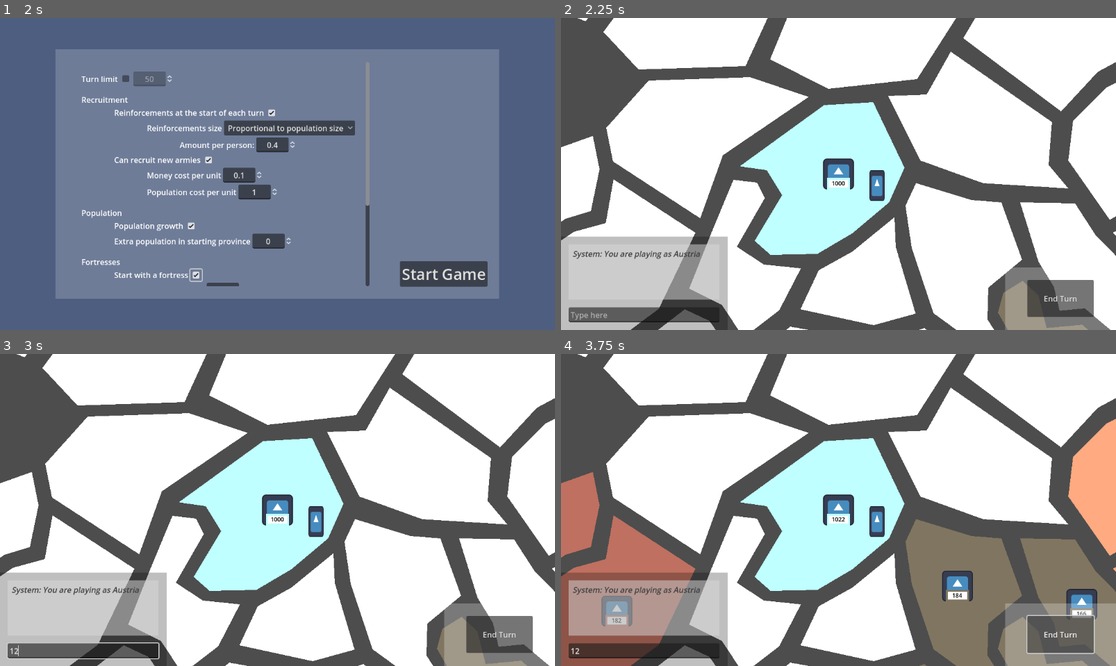
Above: before the commit, frames 1-4 (two rows, left to right).
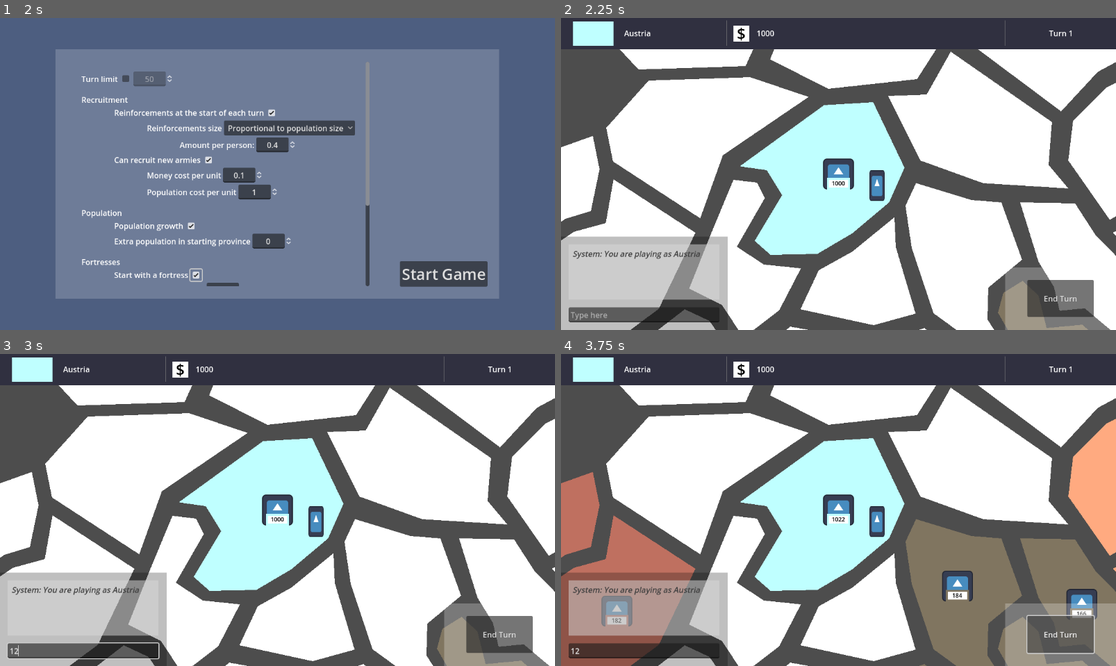
Above: after the commit, the same moments.

Repository: SamTheBlow/grand-strategy-game
Game: Godot game, scene res://scenes/main.tscn
Same seed, same stepped clock (60 frames per second), same inputs: the game is played once before the commit and once after it. The engine's default icon, where the game draws it, is replaced by a stand-in: a white triangle on a blue panel in a dark square.
Inputs (mouse positions are in pixels of both pictures, inside the frame that each line leads up to):
- Up to frame 1 (2 s): click (194, 273) at 0.5 s; click (194, 273) at 1.25 s
- Up to frame 2 (2.25 s): click "Start Game" at 2 s
- Up to frame 3 (3 s): click (83, 650) at 2.77 s; type "12" at 2.85 s
- Up to frame 4 (3.75 s): click "End Turn" at 3.5 s

Frame 1 is identical in both runs. In frame 2, 9.9% of the frame differs, in the area x 0-100%, y 0-11%; in frame 3, 9.9%; in frame 4, 9.9%.

Commit message:
Added top bar UI

Diff:
--- a/GrandStrategyGame/scenes/game.tscn
+++ b/GrandStrategyGame/scenes/game.tscn
@@ -12,14 +12,17 @@
 [ext_resource type="Script" path="res://scripts/ui/game_over_popup.gd" id="5_s4mjp"]
 [ext_resource type="PackedScene" uid="uid://dpgoa2yg5bjcp" path="res://scenes/world_2d.tscn" id="6_5jo7e"]
 [ext_resource type="Script" path="res://scripts/ui/drag_source.gd" id="6_pwyey"]
-
-[node name="Game" type="Node"]
+[ext_resource type="Script" path="res://scripts/ui/color_rect_aspect_ratio.gd" id="10_2dak6"]
+[ext_resource type="Script" path="res://scripts/ui/top_bar.gd" id="10_87bnf"]
+
+[node name="Game" type="Node" node_paths=PackedStringArray("top_bar")]
 script = ExtResource("1_yoos1")
 army_scene = ExtResource("2_14kbw")
 fortress_scene = ExtResource("3_u3whv")
 province_scene = ExtResource("4_52jos")
 troop_ui_scene = ExtResource("2_dx3sp")
 world_2d_scene = ExtResource("6_5jo7e")
+top_bar = NodePath("UILayer/GameUI/TopBar")
 
 [node name="WorldLayer" type="CanvasLayer" parent="."]
 follow_viewport_enabled = true
@@ -45,6 +48,207 @@
 grow_horizontal = 2
 grow_vertical = 2
 mouse_filter = 2
+
+[node name="TopBar" type="Control" parent="UILayer/GameUI" node_paths=PackedStringArray("country_color_rect", "country_name_label", "country_money_label", "game_turn_label")]
+layout_mode = 1
+anchor_right = 1.0
+anchor_bottom = 0.1
+grow_horizontal = 2
+grow_vertical = 2
+script = ExtResource("10_87bnf")
+country_color_rect = NodePath("HBoxContainer/YourCountry/MarginContainer/HBoxContainer/CountryColor/ColorRect")
+country_name_label = NodePath("HBoxContainer/YourCountry/MarginContainer/HBoxContainer/CountryName/Label")
+country_money_label = NodePath("HBoxContainer/Money/HBoxContainer/Text")
+game_turn_label = NodePath("HBoxContainer/GameTurn/Label")
+
+[node name="BackgroundColor" type="ColorRect" parent="UILayer/GameUI/TopBar"]
+layout_mode = 1
+anchors_preset = 15
+anchor_right = 1.0
+anchor_bottom = 1.0
+grow_horizontal = 2
+grow_vertical = 2
+color = Color(0.188235, 0.188235, 0.25098, 1)
+
+[node name="HBoxContainer" type="HBoxContainer" parent="UILayer/GameUI/TopBar"]
+layout_mode = 1
+anchors_preset = 15
+anchor_right = 1.0
+anchor_bottom = 1.0
+grow_horizontal = 2
+grow_vertical = 2
+
+[node name="YourCountry" type="Control" parent="UILayer/GameUI/TopBar/HBoxContainer"]
+layout_mode = 2
+size_flags_horizontal = 3
+size_flags_stretch_ratio = 0.3
+
+[node name="MarginContainer" type="MarginContainer" parent="UILayer/GameUI/TopBar/HBoxContainer/YourCountry"]
+layout_mode = 1
+anchors_preset = -1
+anchor_left = 0.075
+anchor_top = 0.075
+anchor_right = 0.925
+anchor_bottom = 0.925
+grow_horizontal = 2
+grow_vertical = 2
+
+[node name="HBoxContainer" type="HBoxContainer" parent="UILayer/GameUI/TopBar/HBoxContainer/YourCountry/MarginContainer"]
+layout_mode = 2
+
+[node name="CountryColor" type="Control" parent="UILayer/GameUI/TopBar/HBoxContainer/YourCountry/MarginContainer/HBoxContainer"]
+layout_mode = 2
+size_flags_horizontal = 3
+size_flags_stretch_ratio = 0.3
+
+[node name="ColorRect" type="ColorRect" parent="UILayer/GameUI/TopBar/HBoxContainer/YourCountry/MarginContainer/HBoxContainer/CountryColor"]
+layout_mode = 1
+anchors_preset = -1
+anchor_top = 0.0314592
+anchor_right = 1.0
+anchor_bottom = 0.968541
+grow_horizontal = 2
+grow_vertical = 2
+script = ExtResource("10_2dak6")
+aspect_ratio = 1.66
+
+[node name="Spacing" type="Control" parent="UILayer/GameUI/TopBar/HBoxContainer/YourCountry/MarginContainer/HBoxContainer"]
+layout_mode = 2
+size_flags_horizontal = 3
+size_flags_stretch_ratio = 0.05
+
+[node name="CountryName" type="Control" parent="UILayer/GameUI/TopBar/HBoxContainer/YourCountry/MarginContainer/HBoxContainer"]
+layout_mode = 2
+size_flags_horizontal = 3
+size_flags_stretch_ratio = 0.65
+
+[node name="Label" type="Label" parent="UILayer/GameUI/TopBar/HBoxContainer/YourCountry/MarginContainer/HBoxContainer/CountryName"]
+layout_mode = 1
+anchors_preset = 15
+anchor_right = 1.0
+anchor_bottom = 1.0
+grow_horizontal = 2
+grow_vertical = 2
+text = "One two three four five six seven eight nine ten eleven twelve thirteen fourteen fifteen sixteen seventeen eighteen nineteen twenty"
+vertical_alignment = 1
+clip_text = true
+
+[node name="Separator" type="Control" parent="UILayer/GameUI/TopBar/HBoxContainer"]
+layout_mode = 2
+
+[node name="VSeparator" type="VSeparator" parent="UILayer/GameUI/TopBar/HBoxContainer/Separator"]
+layout_mode = 1
+anchors_preset = -1
+anchor_top = 0.1
+anchor_right = 1.0
+anchor_bottom = 0.9
+grow_horizontal = 2
+grow_vertical = 2
+
+[node name="Money" type="Control" parent="UILayer/GameUI/TopBar/HBoxContainer"]
+layout_mode = 2
+size_flags_horizontal = 3
+size_flags_stretch_ratio = 0.2
+
+[node name="HBoxContainer" type="HBoxContainer" parent="UILayer/GameUI/TopBar/HBoxContainer/Money"]
+layout_mode = 1
+anchors_preset = 15
+anchor_right = 1.0
+anchor_bottom = 1.0
+grow_horizontal = 2
+grow_vertical = 2
+
+[node name="Icon" type="Control" parent="UILayer/GameUI/TopBar/HBoxContainer/Money/HBoxContainer"]
+layout_mode = 2
+size_flags_horizontal = 3
+size_flags_stretch_ratio = 0.25
+
+[node name="MarginContainer" type="MarginContainer" parent="UILayer/GameUI/TopBar/HBoxContainer/Money/HBoxContainer/Icon"]
+layout_mode = 1
+anchors_preset = -1
+anchor_left = 0.2
+anchor_top = 0.2
+anchor_right = 0.8
+anchor_bottom = 0.8
+grow_horizontal = 2
+grow_vertical = 2
+
+[node name="Control" type="Control" parent="UILayer/GameUI/TopBar/HBoxContainer/Money/HBoxContainer/Icon/MarginContainer"]
+layout_mode = 2
+
+[node name="ColorRect" type="ColorRect" parent="UILayer/GameUI/TopBar/HBoxContainer/Money/HBoxContainer/Icon/MarginContainer/Control"]
+layout_mode = 1
+anchors_preset = -1
+anchor_top = 0.0657895
+anchor_right = 1.0
+anchor_bottom = 0.934211
+script = ExtResource("10_2dak6")
+
+[node name="Label" type="Label" parent="UILayer/GameUI/TopBar/HBoxContainer/Money/HBoxContainer/Icon/MarginContainer/Control"]
+layout_mode = 1
+anchors_preset = 15
+anchor_right = 1.0
+anchor_bottom = 1.0
+grow_horizontal = 2
+grow_vertical = 2
+theme_override_colors/font_color = Color(0, 0, 0, 1)
+theme_override_font_sizes/font_size = 32
+text = "$"
+horizontal_alignment = 1
+vertical_alignment = 1
+
+[node name="Text" type="Label" parent="UILayer/GameUI/TopBar/HBoxContainer/Money/HBoxContainer"]
+layout_mode = 2
+size_flags_horizontal = 3
+size_flags_stretch_ratio = 0.75
+text = "69420"
+vertical_alignment = 1
+
+[node name="Separator2" type="Control" parent="UILayer/GameUI/TopBar/HBoxContainer"]
+visible = false
+layout_mode = 2
+
+[node name="VSeparator" type="VSeparator" parent="UILayer/GameUI/TopBar/HBoxContainer/Separator2"]
+layout_mode = 1
+anchors_preset = -1
+anchor_top = 0.1
+anchor_right = 1.0
+anchor_bottom = 0.9
+grow_horizontal = 2
+grow_vertical = 2
+
+[node name="Spacing" type="Control" parent="UILayer/GameUI/TopBar/HBoxContainer"]
+layout_mode = 2
+size_flags_horizontal = 3
+size_flags_stretch_ratio = 0.3
+
+[node name="Separator3" type="Control" parent="UILayer/GameUI/TopBar/HBoxContainer"]
+layout_mode = 2
+
+[node name="VSeparator" type="VSeparator" parent="UILayer/GameUI/TopBar/HBoxContainer/Separator3"]
+layout_mode = 1
+anchors_preset = -1
+anchor_top = 0.1
+anchor_right = 1.0
+anchor_bottom = 0.9
+grow_horizontal = 2
+grow_vertical = 2
+
+[node name="GameTurn" type="Control" parent="UILayer/GameUI/TopBar/HBoxContainer"]
+layout_mode = 2
+size_flags_horizontal = 3
+size_flags_stretch_ratio = 0.2
+
+[node name="Label" type="Label" parent="UILayer/GameUI/TopBar/HBoxContainer/GameTurn"]
+layout_mode = 1
+anchors_preset = 15
+anchor_right = 1.0
+anchor_bottom = 1.0
+grow_horizontal = 2
+grow_vertical = 2
+text = "Turn 69420"
+horizontal_alignment = 1
+vertical_alignment = 1
 
 [node name="Chat" type="Control" parent="UILayer/GameUI"]
 unique_name_in_owner = true
--- a/GrandStrategyGame/scripts/game/game.gd
+++ b/GrandStrategyGame/scripts/game/game.gd
@@ -9,6 +9,8 @@
 @export var province_scene: PackedScene
 @export var troop_ui_scene: PackedScene
 @export var world_2d_scene: PackedScene
+
+@export var top_bar: TopBar
 
 var _modifier_request: ModifierRequest
 
@@ -281,6 +283,7 @@
 		camera.position = target_province.position_army_host
 
 	$WorldLayer.add_child(world)
+	top_bar.init(self)
 
 
 ## For loading. The rules must be setup beforehand.
--- /dev/null
+++ b/GrandStrategyGame/scripts/ui/color_rect_aspect_ratio.gd
@@ -0,0 +1,45 @@
+@tool
+extends ColorRect
+## Always ensures that this ColorRect's size has the given aspect ratio.
+
+
+@export var aspect_ratio: float = 1.0 : set = set_aspect_ratio
+
+
+func _ready() -> void:
+	_update_anchors()
+
+
+func _on_resized() -> void:
+	_update_anchors()
+
+
+func set_aspect_ratio(value: float) -> void:
+	aspect_ratio = value
+	_update_anchors()
+
+
+func _update_anchors() -> void:
+	if resized.is_connected(_on_resized):
+		resized.disconnect(_on_resized)
+
+	anchor_left = 0
+	anchor_right = 1.0
+	anchor_top = 0
+	anchor_bottom = 1.0
+
+	if size.x == 0 or size.y == 0:
+		resized.connect(_on_resized)
+		return
+
+	var current_ratio: float = size.x / size.y
+	if current_ratio < aspect_ratio:
+		var new_anchor_value: float = 0.5 - 0.5 * current_ratio / aspect_ratio
+		anchor_top = new_anchor_value
+		anchor_bottom = 1.0 - new_anchor_value
+	elif current_ratio > aspect_ratio:
+		var new_anchor_value: float = 0.5 - 0.5 / current_ratio * aspect_ratio
+		anchor_left = new_anchor_value
+		anchor_right = 1.0 - new_anchor_value
+
+	resized.connect(_on_resized)
--- /dev/null
+++ b/GrandStrategyGame/scripts/ui/top_bar.gd
@@ -0,0 +1,22 @@
+class_name TopBar
+extends Control
+## The top bar that appears during a game.
+
+
+@export var country_color_rect: ColorRect
+@export var country_name_label: Label
+
+@export var country_money_label: Label
+
+@export var game_turn_label: Label
+
+
+## To be called when a game is loaded.
+func init(game: Game) -> void:
+	var your_country: Country = (
+			game.players.player_from_id(game._your_id).playing_country
+	)
+	country_color_rect.color = your_country.color
+	country_name_label.text = your_country.country_name
+	country_money_label.text = str(your_country.money)
+	game_turn_label.text = "Turn " + str(game.turn.current_turn())
Not shown: 1 places in GrandStrategyGame/scenes/game.tscn that only renumber resources
